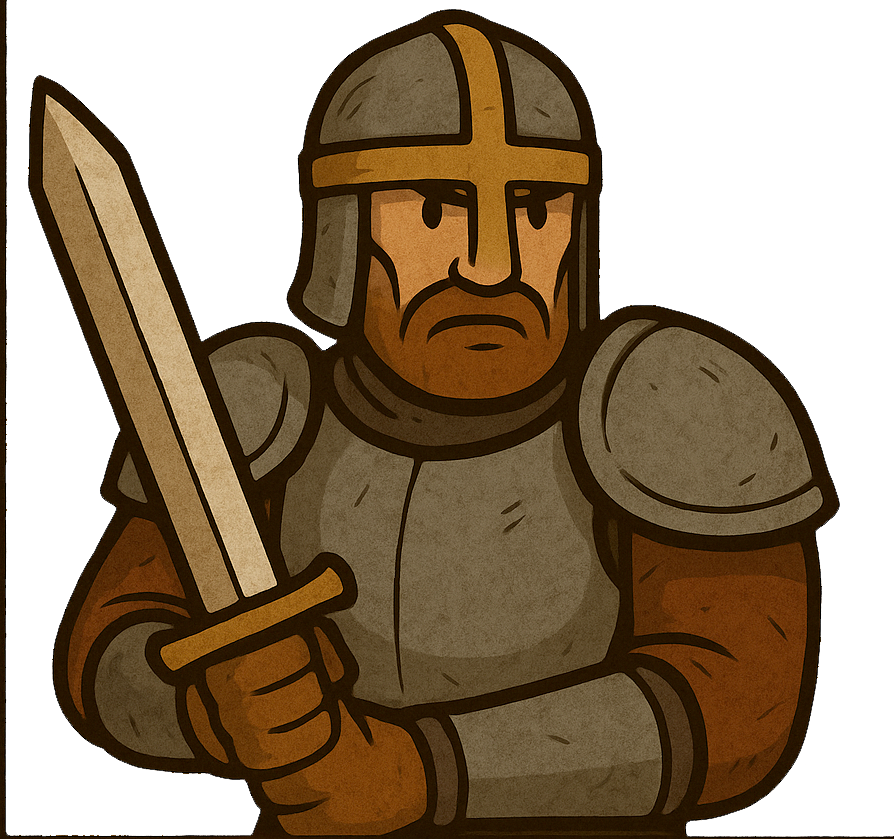
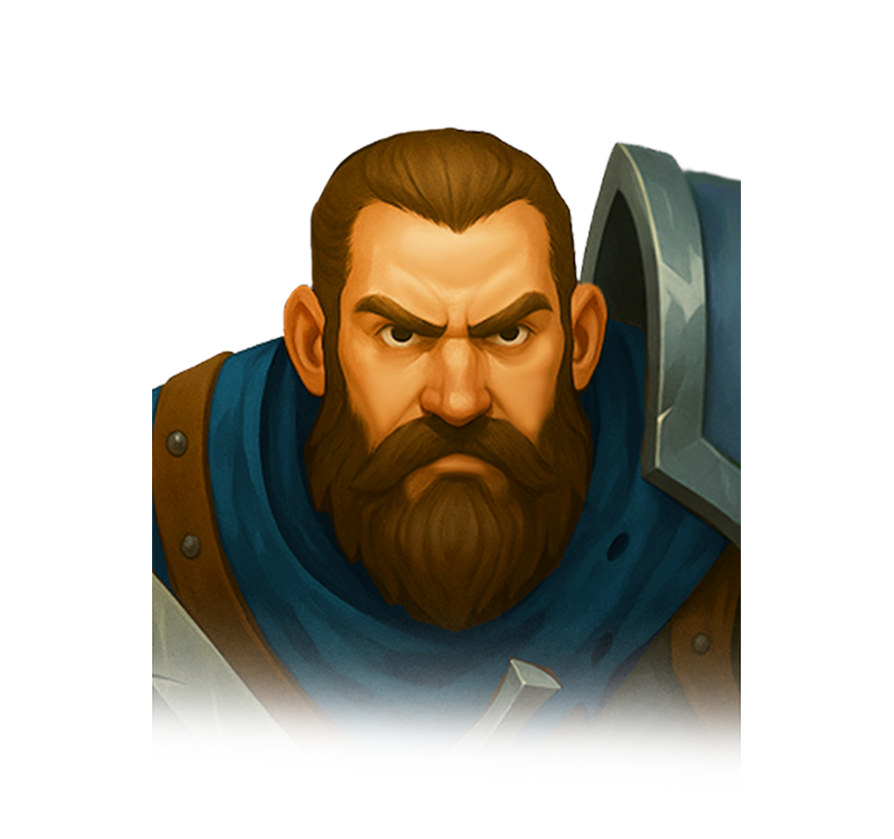
The second 894px x 839px image is a revision of the first. Changes to its layers:
added layer "human_warrior" above "Lager 1" over [152, 125, 741, 839]
hid "Lager 1" over [0, 0, 894, 839]